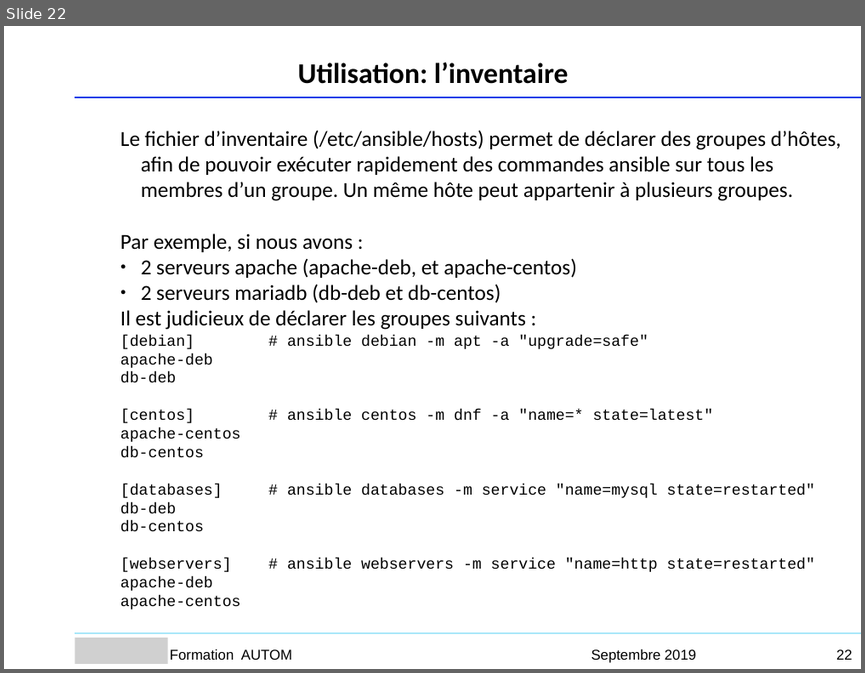
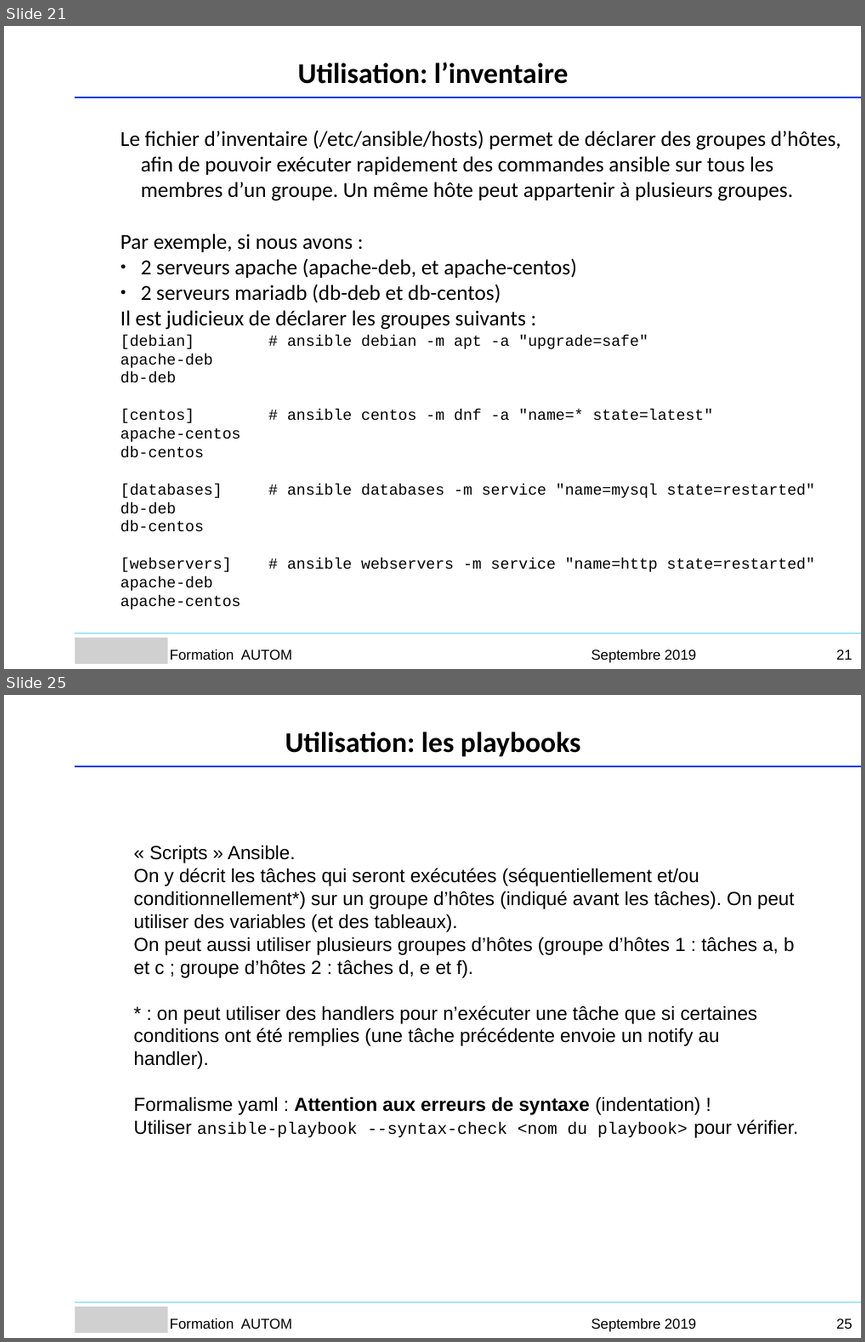
Before and after one commit to Sputnik93/cours_ansible, a slide deck: Ansible_support_cours_AGO.ppt. Shown one above the other, each under a label of ours: slide 22 before the commit, slides 21 and 25 after it; the slides between them are not shown. The pictures are 865x673 and 865x1342 pixels, drawn with LibreOffice and Linux fonts; fonts in the diff are those of the drawing; grey boxes stand for pictures; background and template pictures are left out. Boxes give left, top, right and bottom in pixels: in the first picture for what was removed or moved away, otherwise in the second. Text is boxed around its words. In the diff, an @@ line names an element or a change of style, - is before the commit and + after.

```diff
--- a/Ansible_support_cours_AGO.ppt
+++ b/Ansible_support_cours_AGO.ppt
@@ slide 25 added at (x1=4, y1=695, x2=861, y2=1338), background #FFFFFF @@
@@ text added at (x1=285, y1=732, x2=580, y2=757), 24 pt, text #000000, bold @@
+Utilisation: les playbooks
@@ freeform shape added at (x1=75, y1=766, x2=861, y2=766), outline #053CE8 0.99 pt @@
@@ text added at (x1=134, y1=845, x2=798, y2=1138), 16 pt, text #000000 @@
+« Scripts » Ansible.
+On y décrit les tâches qui seront exécutées (séquentiellement et/ou conditionnellement*) sur un groupe d’hôtes (indiqué avant les tâches). On peut utiliser des variables (et des tableaux).
+On peut aussi utiliser plusieurs groupes d’hôtes (groupe d’hôtes 1 : tâches a, b et c ; groupe d’hôtes 2 : tâches d, e et f).
+* : on peut utiliser des handlers pour n’exécuter une tâche que si certaines conditions ont été remplies (une tâche précédente envoie un notify au handler).
+Formalisme yaml : Attention aux erreurs de syntaxe (indentation) !
+Utiliser ansible-playbook --syntax-check <nom du playbook> pour vérifier.
@@ freeform shape added at (x1=75, y1=1302, x2=861, y2=1302), outline #AAE7F9 0.99 pt @@
@@ picture added at (x1=75, y1=1307, x2=169, y2=1333) @@
@@ text added at (x1=170, y1=1318, x2=292, y2=1328), 12 pt, text #000000 @@
+Formation AUTOM
@@ text added at (x1=591, y1=1318, x2=696, y2=1332), 12 pt, text #000000 @@
+Septembre 2019
@@ page number added at (x1=836, y1=1318, x2=852, y2=1328), 12 pt, text #000000 @@
+25
@@ what was slide 22 is now slide 21 @@
@@ page number at (x1=836, y1=649, x2=852, y2=659): text changed @@
-22
+21
```
Also in this commit, not shown: 7 other slides added, 5 slides removed, 1 other file.
